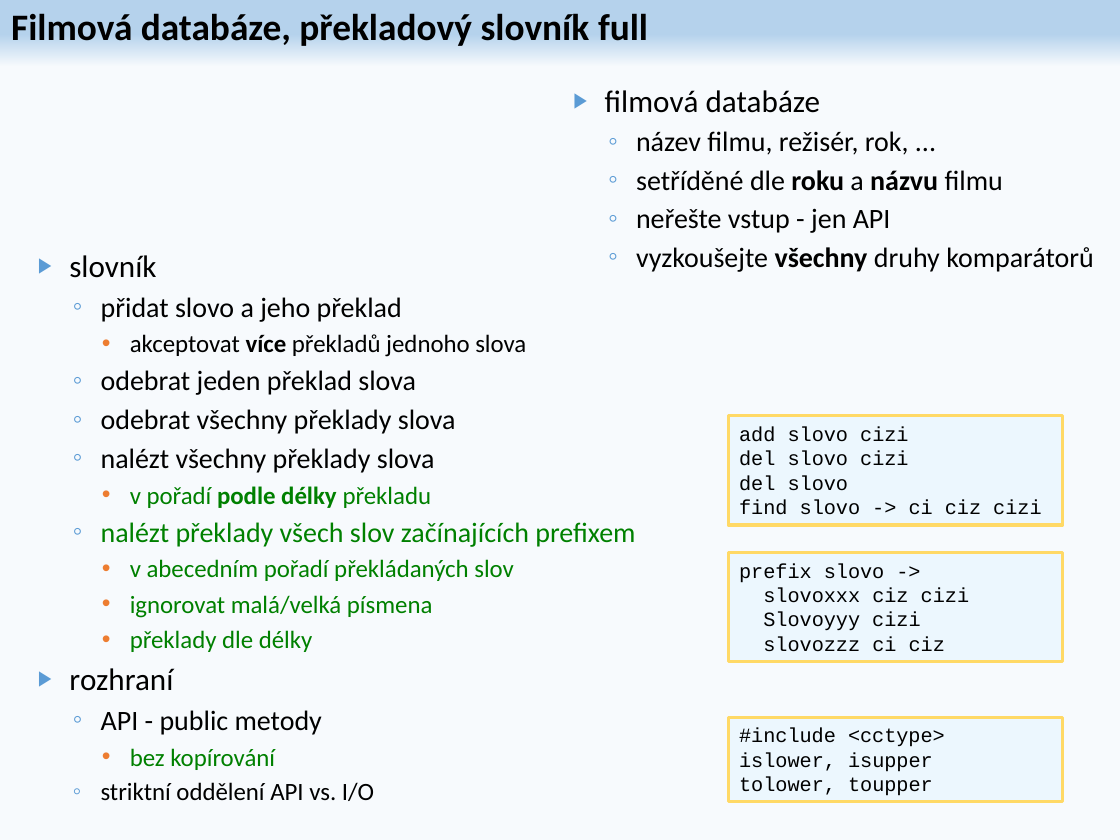
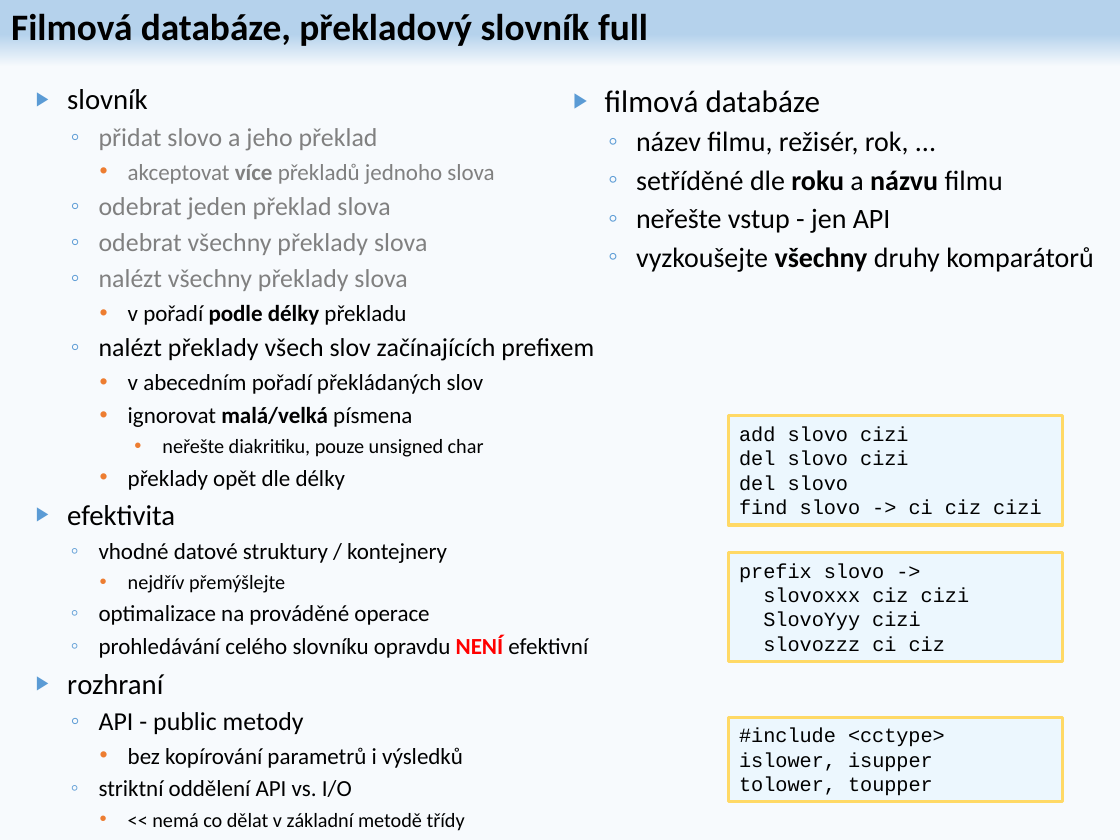
Before and after one commit to damodarak/BANG, a slide deck: slide 40 of CvCpp.pptx (slide 38 before the commit). Drawn at 1120x840 pixels with LibreOffice and Linux fonts; fonts in the diff are those of the drawing. Boxes give left, top, right and bottom in pixels: in the first picture for what was removed or moved away, otherwise in the second. Text is boxed around its words. In the diff, an @@ line names an element or a change of style, - is before the commit and + after.

Commit message:
add test.cpp change pptx

```diff
--- a/CvCpp.pptx
+++ b/CvCpp.pptx
@@ text "slovník": place and size @@
-text "slovník" at [69,255,635,801]
+text "slovník" at [67,89,594,831]
@@ text at [67,89,594,797]: size 20 to 18.5 pt in "slovník", "rozhraní"; size 18 to 16.6 pt in "přidat slovo a jeho překlad", "odebrat jeden překlad slova", "odebrat všechny překlady slova", "nalézt všechny překlady slova" and 2 more places; text colour #000000 to #808080 in "přidat slovo a jeho překlad", "akceptovat více překladů jednoho slova", "odebrat jeden překlad slova", "odebrat všechny překlady slova" and 1 more places; size 16 to 14.8 pt in "akceptovat více překladů jednoho slova", "v pořadí podle délky překladu", "v abecedním pořadí překládaných slov", "ignorovat malá/velká písmena" and 1 more places; text colour #008000 to #000000 in "v pořadí podle délky překladu", "nalézt překlady všech slov začínajících prefixem", "v abecedním pořadí překládaných slov", "ignorovat malá/velká písmena"; bold on in "malá/velká" @@
@@ text at [67,439,588,658]: text changed; size 16 to 14.8 pt; text colour #008000 to #000000 @@
-    • překlady dle délky
+      • neřešte diakritiku, pouze unsigned char
+    • překlady opět dle délky
+▶ efektivita
+  ◦ vhodné datové struktury / kontejnery
+    • nejdřív přemýšlejte
+  ◦ optimalizace na prováděné operace
+  ◦ prohledávání celého slovníku opravdu NENÍ efektivní
@@ text in rectangle at [763,612,921,631]: text changed @@
-Slovoyyy cizi
+SlovoYyy cizi
@@ text at [128,747,463,768]: text changed; size 16 to 14.8 pt; text colour #008000 to #000000 @@
-    • bez kopírování
+    • bez kopírování parametrů i výsledků
@@ text at [152,813,465,831]: paragraph added @@
+    • << nemá co dělat v základní metodě třídy
```
Also in this commit, not shown: 9 other slides changed, 3 slides added, 1 other file.
